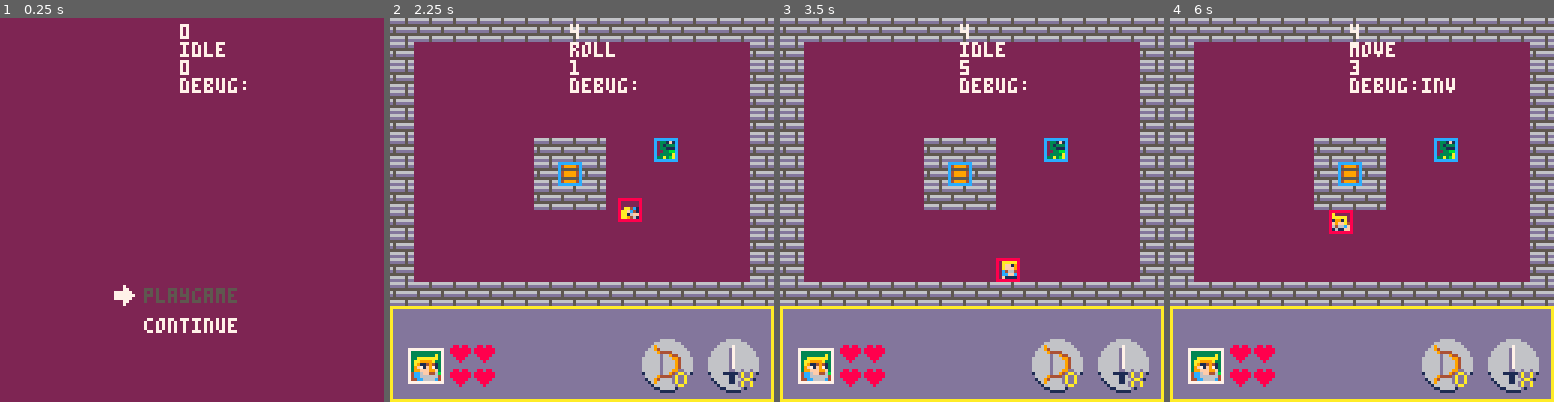
Above: before the commit, frames 1-4 (left to right).
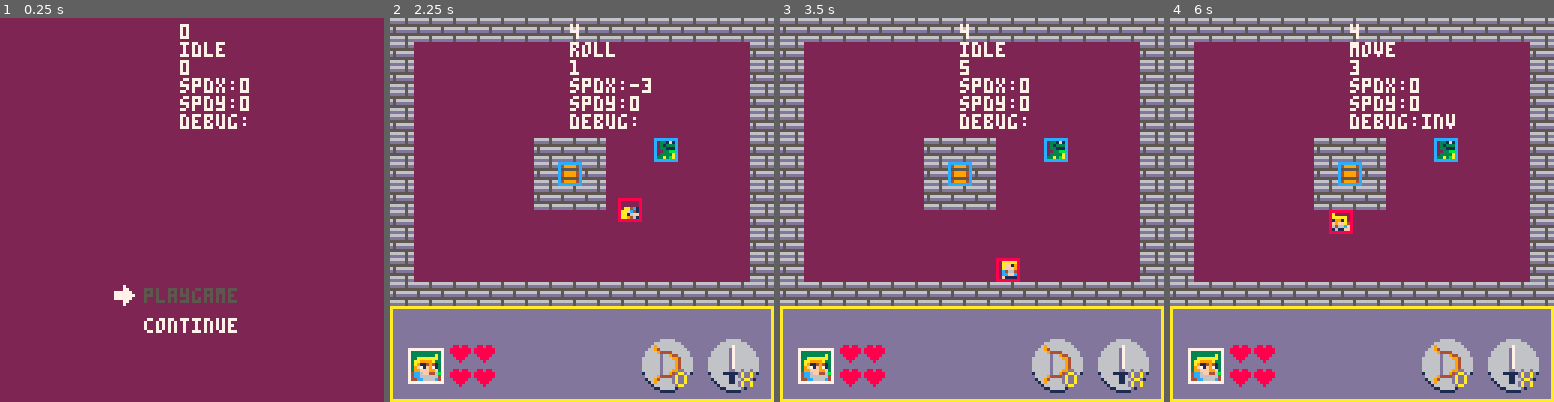
Above: after the commit, the same moments.

Repository: yuwangyu-Hub/pico8arpg
Game: PICO-8 cartridge arpg.p8
Two runs of this game, one before a commit and one after it. Both use one fixed random seed, a clock stepped at 60 frames per second and the inputs below.
Inputs:
- Up to frame 1 (0.25 s): no input
- Up to frame 2 (2.25 s): tap O (Z key) at 0.33, 0.7, 1.43, 2.22 s; tap X (X key) at 1.07, 2.07 s; hold Left from 1.97 s (still down)
- Up to frame 3 (3.5 s): release Left at 2.37 s; tap X (X key) every 0.33 s from 2.4 to 3.4 s; hold Down 2.42-2.82 s; hold Right from 2.87 s (still down); tap O (Z key) at 3.1 s
- Up to frame 4 (6 s): release Right at 3.53 s; hold Up 3.58-4.08 s; tap X (X key) every 0.33 s from 3.73 to 5.73 s; tap O (Z key) at 3.98, 4.87, 5.75 s; hold Right 4.13-4.53 s; hold Down 4.58-5.08 s; hold Left 5.13-5.8 s; hold Up from 5.85 s (still down)

The runs differ from the first frame. In frame 1, 0.9% of the frame differs, in the area x 46-65%, y 15-29%; in frame 2, 0.9%; in frame 3, 0.9%; in frame 4, 1.3%, in the area x 46-75%, y 15-29%.

Commit message:
8-25
代码优化，token优化

Diff:
--- a/action.lua
+++ b/action.lua
@@ -20,9 +20,7 @@
                 attack_swordpos(player)
 				player.state=player.allstate.attack
 			end
-			--if player.isroll then --翻滚
-				--player.state=player.allstate.roll
-			--end
+
 			--动画
 			player.frame=player.sprs.idle
 		end,
@@ -66,6 +64,7 @@
 			end
 		end,
 		attack=function()
+			setspd_0(player)
 			local att_frame = function(dire) --内部封装了一个函数
 				if dire==1 or dire==5 or dire==0 then
 					return 1
@@ -99,6 +98,8 @@
 				player.isroll=false
 				player.roll_t=0
 				player.state=player.allstate.idle
+				player.x=flr(player.x)--前面翻滚的归一化会导致一定xy坐标不为整数的可能性。
+				player.y=flr(player.y)
 			end
 		end,
 		hurt=function()
--- a/draw.lua
+++ b/draw.lua
@@ -1,6 +1,6 @@
 function draw_game()
     map()--地图
-	draweapon(wy)
+
     --角色(敌人/npc)精灵显示
     for c in all (enemies) do
         spr(c.spr, c.x, c.y)
@@ -13,26 +13,7 @@
     --主角
     draw_p(wy,wy.spr_cx,wy.spr_cy)
     rect(wy.x, wy.y, wy.x+wy.w, wy.y+wy.h,8)--主角spr框
-    --[[检测翻滚正角度的点
-    pset(wy.x-3,wy.y,8)
-    pset(wy.x-3,wy.y+7,8)
-    pset(wy.x,wy.y+10,8)
-    pset(wy.x+7,wy.y+10,8)
-	pset(wy.x+10,wy.y+7,8)
-	pset(wy.x+10,wy.y,8)
-	pset(wy.x+7,wy.y-3,8)
-	pset(wy.x,wy.y-3,8)
-    --检测翻滚斜角度的点
-    pset(wy.x+3,wy.y-3,11)    --2
-    pset(wy.x-3,wy.y+3,11)
-    pset(wy.x+4,wy.y-3,12)    --4
-    pset(wy.x+10,wy.y+3,12)
-    pset(wy.x+10,wy.y+4,13)    --6
-    pset(wy.x+4,wy.y+10,13)
-    pset(wy.x+3,wy.y+10,14)    --8
-    pset(wy.x-3,wy.y+4,14)]]
-
-
+    draweapon(wy)
     ui_show()--UI显示
 end
 -- 绘制攻击武器 player玩家对象
--- a/main.lua
+++ b/main.lua
@@ -8,10 +8,10 @@
 --割草掉落：金币、血量、
 
 --------------当前任务-------------------
---*贴墙斜角度翻滚：可设置为慢速翻滚（可添加）
 --*BUG翻滚遇敌受伤弹回
 --*受伤后弹回穿墙
---
+--*敌人对主角的碰撞
+--*敌人之间的碰撞？
 input_dire={0,1,5,0,3,2,4,3,7,8,6,7,0,1,5,0 } --btn()0-15所对应的方向：从左边开始顺时针8方向
 dirx={-1,-1, 0, 1,1,1, 0,-1}
 diry={ 0,-1,-1,-1,0,1, 1, 1}
@@ -47,8 +47,8 @@
 	print(wy.dire)
 	--print("x:"..wy.x)
 	--print("y:"..wy.y)
-	--print("spdx:"..wy.spd.spx)
-	--print("spdy:"..wy.spd.spy)
+	print("spdx:"..wy.spd.spx)
+	print("spdy:"..wy.spd.spy)
 	--print("dire:"..wy.dire)
 	print("debug:"..debug)
 	--print("debug1:"..debug1)
--- a/universal_tools.lua
+++ b/universal_tools.lua
@@ -1,6 +1,5 @@
 function doshake()--镜头抖动
-	local shakex=rnd(shake)-(shake/2)
-	local shakey=rnd(shake)-(shake/2)
+	local shakex,shakey=rnd(shake)-(shake/2),rnd(shake)-(shake/2)
 	camera(shakex,shakey)
 	if shake>10 then
 		shake*=0.9
@@ -14,54 +13,37 @@
     --blinkt:闪烁计时器，在主函数中创建并且更细
 	return blink_anim[blinkt%#blink_anim]
 end
---x位置对称打印，而不是左上角位置
---输入 x 为画面中心位置打印
+--x位置对称打印，而不是左上角位置。输入 x 为画面中心位置打印
 function cprint(txt,x,y,c)--xy位置，c颜色
 	print(txt,x-#txt*2,y,c)
 end
 function draw_p(player,cx,cy)--cx和cy代表差值
-	local x=player.x+cx
-	local y=player.y+cy
+	local x,y=player.x+cx,player.y+cy
 	spr(wy.frame, x, y, 1, 1, wy.sprflip)
 end
 function ck_sthcoll(_sth,_sb,cx,cy,cw,ch)--检测碰撞,参数代表差值
 	--creat_ck_line(_sb,0,0,0,0)--创建检测线
 	--act_checkline(_sb)--激活检测盒
-	local p={
-		x=_sb.x+cx,
-		y=_sb.y+cy,
-		w=_sb.w+cw,
-		h=_sb.h+ch
-	}
+	local p={x=_sb.x+cx, y=_sb.y+cy, w=_sb.w+cw, h=_sb.h+ch}
 	--将主角向外扩一个像素，来达到触碰即碰撞
 	return coll_boxcheck(p.x-1,p.y-1,p.w+2,p.h+2,_sth.x,_sth.y,_sth.w,_sth.h)
 end
-
 --具体的碰撞盒
 --物体1、物体2、物体1的宽、物体1的高、物体2的宽、物体2的高
 function coll_boxcheck(_px,_py,_pw,_ph,_bx,_by,_bw,_bh)
-	local px1=_px
-	local py1=_py
-	local px2=_px+_pw
-	local py2=_py+_ph
-	local bx1=_bx
-	local by1=_by
-	local bx2=_bx+_bw
-	local by2=_by+_bh
-	if px2>=bx1 and px1<=bx2 and py2>=by1 and py1<=by2 then
+	local px1,py1,px2,py2=_px,_py,_px+_pw,_py+_ph
+	local bx1,by1,bx2,by2=_bx,_by,_bx+_bw,_by+_bh
+	--[[if px2>=bx1 and px1<=bx2 and py2>=by1 and py1<=by2 then
 		return true
 	else
 		return false
-	end
+	end]]
+	return px2>=bx1 and px1<=bx2 and py2>=by1 and py1<=by2
 end
 --检测obj在sb的哪个方向
 function checkdir(obj,sb)
-	local ox1,oy1=obj.x,obj.y
-	local ox2=obj.x+obj.w
-	local oy2=obj.y+obj.h
-	local sx1,sy1=sb.x,sb.y
-	local sx2=sb.x+sb.w
- 	local sy2=sb.y+sb.h
+	local ox1,oy1,ox2,oy2=obj.x,obj.y,obj.x+obj.w,obj.y+obj.h
+	local sx1,sy1,sx2,sy2=sb.x,sb.y,sb.x+sb.w,sb.y+sb.h
 	if sx1>ox2 and sy2>=oy1 and sy1<=oy2 then--物体在左边
 		return 1
 	elseif sx1>ox2 and sy1>oy2 then--物体在左上
@@ -121,38 +103,26 @@
 	end
 end
 function setspd_0(sb)--速度设置为0
-	sb.spd.spx=0
-	sb.spd.spy=0
+	sb.spd.spx,sb.spd.spy=0,0
 end
 function setspd_xydire(sb,spd)
 	local uspd=sb.speed
-	if spd then
-		uspd=spd
-	end
-	sb.spd.spx=dirx[sb.dire]*uspd
-	sb.spd.spy=diry[sb.dire]*uspd
+	if spd then uspd=spd end
+	sb.spd.spx,sb.spd.spy=dirx[sb.dire]*uspd,diry[sb.dire]*uspd
 end
 function setspd_xdire(sb,spd)
 	local uspd=sb.speed
-	if spd then
-		uspd=spd
-	end
-	sb.spd.spx=dirx[sb.dire]*uspd
-	sb.spd.spy=0
+	if spd then uspd=spd end
+	sb.spd.spx,sb.spd.spy=dirx[sb.dire]*uspd,0
 end
 function setspd_ydire(sb,spd)
 	local uspd=sb.speed
-	if spd then
-		uspd=spd
-	end
-	sb.spd.spx=0
-	sb.spd.spy=diry[sb.dire]*uspd
+	if spd then uspd=spd end
+	sb.spd.spx,sb.spd.spy=0,diry[sb.dire]*uspd
 end
 function move(_sb)
 	setspd_0(_sb)
-	if _sb.dire!=0 then
-		setspd_xydire(_sb)
-	end
+	if _sb.dire!=0 then setspd_xydire(_sb) end
 end
 function check_roll_closewall(_sb)--检测翻滚是否即将靠近墙(3像素的预判距离)
 	local zpoints={ --翻滚正角度的点
@@ -176,32 +146,30 @@
     	{x=flr((_sb.x-3)/8),y=flr((_sb.y+4)/8)},
 	}
 	if _sb.dire%2==1 then--_sb.dire==1\_sb.dire==3\_sb.dire==5\_sb.dire==7
-		if(fget(mget(zpoints[_sb.dire].x,zpoints[_sb.dire].y),0)) or (fget(mget(zpoints[_sb.dire+1].x,zpoints[_sb.dire+1].y),0)) then
+		--[[if(fget(mget(zpoints[_sb.dire].x,zpoints[_sb.dire].y),0)) or (fget(mget(zpoints[_sb.dire+1].x,zpoints[_sb.dire+1].y),0)) then
 			return true
 		else
 			return false
-		end
+		end]]
+		return fget(mget(zpoints[_sb.dire].x,zpoints[_sb.dire].y),0) or fget(mget(zpoints[_sb.dire+1].x,zpoints[_sb.dire+1].y),0)
+	else --_sb.dire==2\_sb.dire==4\_sb.dire==6\_sb.dire==8
+		--[[if(fget(mget(xpoints[_sb.dire-1].x,xpoints[_sb.dire-1].y),0)) or (fget(mget(xpoints[_sb.dire].x,xpoints[_sb.dire].y),0)) then
+			return true
+		else
+			return false
+		end]]
+		return fget(mget(xpoints[_sb.dire-1].x,xpoints[_sb.dire-1].y),0) or fget(mget(xpoints[_sb.dire].x,xpoints[_sb.dire].y),0)
+	end
+end
 
-	else --_sb.dire==2\_sb.dire==4\_sb.dire==6\_sb.dire==8
-		if(fget(mget(xpoints[_sb.dire-1].x,xpoints[_sb.dire-1].y),0)) or (fget(mget(xpoints[_sb.dire].x,xpoints[_sb.dire].y),0)) then
-			return true
-		else
-			return false
-		end
-	end
-end
 function check_roll_near_wall(_sb,iwcd,rspd)--检测翻滚是否贴墙
 	local _rollspd=_sb.rollspeed
 	local xymove=""--xy轴移动方向,贴墙斜角度也可翻滚，只是速度较低:1
 	if check_roll_closewall(_sb) then
 		_rollspd=1--速度为1
 	end
-	if _sb.dire==1 then
-		if iwcd==8 or iwcd==1 or iwcd==2 then
-			_rollspd= 0--速度为0
-			xymove="no"
-		end
-	elseif _sb.dire==2 then
+	--[[
+	if _sb.dire==2 then
 		if iwcd==2 then
 			_rollspd= 0--速度为0
 			xymove="no"
@@ -244,11 +212,36 @@
 		elseif iwcd==7 then
 			_rollspd=1
 			xymove="x"
-		end
-	else--357
-		if iwcd==_sb.dire-1 or iwcd==_sb.dire or iwcd==_sb.dire+1 then
+		end]]
+	local data={
+		{3,"x",1,"y"},
+		{3,"x",5,"y"},
+		{7,"x",5,"y"},
+		{7,"x",1,"y"},
+	}
+	local ind=_sb.dire/2
+	if _sb.dire==2 or _sb.dire==4 or _sb.dire==6 or _sb.dire==8 then
+		if _sb.dire==iwcd then
 			_rollspd= 0--速度为0
 			xymove="no"
+		elseif iwcd==data[ind][1] then
+			_rollspd=1
+			xymove=data[ind][2]
+		elseif iwcd==data[ind][3] then
+			_rollspd=1
+			xymove=data[ind][4]
+		end
+	else--1357
+		if _sb.dire==1 then
+			if iwcd==8 or iwcd==1 or iwcd==2 then
+				_rollspd= 0--速度为0
+				xymove="no"
+			end
+		else
+			if iwcd==_sb.dire-1 or iwcd==_sb.dire or iwcd==_sb.dire+1 then
+				_rollspd= 0--速度为0
+				xymove="no"
+			end
 		end
 	end
 	return _rollspd,xymove
@@ -339,49 +332,50 @@
 	local x6,y6=flr((v.x+8)/8),flr((v.y)/8)
 	local x7,y7=flr((v.x+7)/8),flr((v.y-1)/8)
 	local x8,y8=flr((v.x)/8),flr((v.y-1)/8)
+	local lu,ld,dl,dr,rd,ru,ur,ul=fget(mget(x1,y1),0),fget(mget(x2,y2),0),fget(mget(x3,y3),0),fget(mget(x4,y4),0),fget(mget(x5,y5),0),fget(mget(x6,y6),0),fget(mget(x7,y7),0),fget(mget(x8,y8),0)
 	local x02,y02=flr((v.x-1)/8),flr((v.y-1)/8) --左上角
 	local x04,y04=flr((v.x+8)/8),flr((v.y-1)/8) --右上角
 	local x06,y06=flr((v.x+8)/8),flr((v.y+8)/8) --右下角
 	local x08,y08=flr((v.x-1)/8),flr((v.y+8)/8) --左下角
-	if (fget(mget(x1,y1),0) or fget(mget(x2,y2),0)) and not( fget(mget(x7,y7),0) or  fget(mget(x8,y8),0)) and not (fget(mget(x3,y3),0) or fget(mget(x4,y4),0)) then --是否靠墙1
-		if fget(mget(x1,y1),0) and not fget(mget(x2,y2),0) then
+	if (lu or ld) and not(ur or ul) and not (dl or dr) then --是否靠墙1
+		if lu and not ld then
 			return 1,"down" --因为左上角检测点检测到了，而左下角没检测到，所以在下面
-		elseif not fget(mget(x1,y1),0) and  fget(mget(x2,y2),0) then
+		elseif not lu and  ld then
 			return 1,"up"
 		else
 			return 1,"no" --考虑到玩家不在边缘
 		end
-	elseif (fget(mget(x1,y1),0) or fget(mget(x2,y2),0)) and (fget(mget(x7,y7),0) or fget(mget(x8,y8),0)) then --是否靠墙2
+	elseif (lu or ld) and (ur or ul) then --是否靠墙2
 		return 2,"no"
-	elseif (fget(mget(x7,y7),0) or fget(mget(x8,y8),0)) and not(fget(mget(x1,y1),0) or fget(mget(x2,y2),0)) and not(fget(mget(x5,y5),0) or fget(mget(x6,y6),0)) then--是否靠墙3
-		if fget(mget(x7,y7),0) and not fget(mget(x8,y8),0) then
+	elseif (ur or ul) and not(lu or ld) and not(rd or ru) then--是否靠墙3
+		if ur and not ul then
 			return 3,"left"
-		elseif not fget(mget(x7,y7),0) and  fget(mget(x8,y8),0) then
+		elseif not ur and  ul then
 			return 3,"right"
 		else
 			return 3,"no"
 		end
-	elseif (fget(mget(x7,y7),0) or fget(mget(x8,y8),0)) and (fget(mget(x5,y5),0) or fget(mget(x6,y6),0)) then --是否靠墙4
+	elseif (ur or ul) and (rd or ru) then --是否靠墙4
 		return 4,"no"
-	elseif (fget(mget(x5,y5),0) or fget(mget(x6,y6),0)) and not(fget(mget(x7,y7),0) or fget(mget(x8,y8),0)) and not(fget(mget(x3,y3),0) or fget(mget(x4,y4),0)) then --是否靠墙5
-		if fget(mget(x5,y5),0) and not fget(mget(x6,y6),0) then
+	elseif (rd or ru) and not(ur or ul) and not(dl or dr) then --是否靠墙5
+		if rd and not ru then
 			return 5,"up"
-		elseif not fget(mget(x5,y5),0) and  fget(mget(x6,y6),0) then
+		elseif not rd and ru then
 			return 5,"down"
 		else
 			return 5,"no"
 		end
-	elseif (fget(mget(x5,y5),0) or fget(mget(x6,y6),0)) and (fget(mget(x3,y3),0) or fget(mget(x4,y4),0)) then --是否靠墙6
+	elseif (rd or ru) and (dl or dr) then --是否靠墙6
 		return 6,"no"
-	elseif (fget(mget(x3,y3),0) or fget(mget(x4,y4),0)) and not(fget(mget(x1,y1),0) or fget(mget(x2,y2),0)) and not(fget(mget(x5,y5),0) or fget(mget(x6,y6),0)) then --是否靠墙7
-		if fget(mget(x3,y3),0) and not fget(mget(x4,y4),0) then
+	elseif (dl or dr) and not(lu or ld) and not(rd or ru) then --是否靠墙7
+		if dl and not dr then
 			return 7,"right"
-		elseif not fget(mget(x3,y3),0) and  fget(mget(x4,y4),0) then
+		elseif not dl and  dr then
 			return 7,"left"
 		else
 			return 7,"no"
 		end
-	elseif (fget(mget(x3,y3),0) or fget(mget(x4,y4),0)) and (fget(mget(x1,y1),0) or fget(mget(x2,y2),0)) then --是否靠墙8
+	elseif (dl or dr) and (lu or ld) then --是否靠墙8
 		return 8,"no"
 	else  ----不靠墙
 		--对角检测
@@ -399,14 +393,6 @@
 	end
 end
 function wallside(coll_dire)--是否站在墙角边缘(用于滑动)
-	--[[local l_px1,l_py1=flr((wy.x-1)/8),flr((wy.y+3)/8)
-		local l_px2,l_py2=flr((wy.x-1)/8),flr((wy.y+4)/8)
-		local d_px1,d_py1=flr((wy.x+4)/8),flr((wy.y+8)/8)
-		local d_px2,d_py2=flr((wy.x+3)/8),flr((wy.y+8)/8)
-		local r_px1,r_py1=flr((wy.x+8)/8),flr((wy.y+3)/8)
-		local r_px2,r_py2=flr((wy.x+8)/8),flr((wy.y+4)/8)
-		local u_px1,u_py1=flr((wy.x+4)/8),flr((wy.y-1)/8)
-		local u_px2,u_py2=flr((wy.x+3)/8),flr((wy.y-1)/8)]]
 	local data={
 		{flr((wy.x-1)/8),flr((wy.y+3)/8),flr((wy.x-1)/8),flr((wy.y+4)/8)},
 		{flr((wy.x+4)/8),flr((wy.y-1)/8),flr((wy.x+3)/8),flr((wy.y-1)/8)},
@@ -415,23 +401,15 @@
 	}
 	local index=(coll_dire+1)/2
 	return checkwallside(data[index][1],data[index][2],data[index][3],data[index][4])
+end
+function checkwallside(x1,y1,x2,y2)
 	--[[
-	if coll_dire==1 then --左
-		return checkwallside(l_px1,l_py1,l_px2,l_py2)
-	elseif coll_dire==3 then --上
-		return checkwallside(u_px1,u_py1,u_px2,u_py2)
-	elseif coll_dire==5 then --右
-		return checkwallside(r_px1,r_py1,r_px2,r_py2)
-	elseif coll_dire==7 then --下
-		return checkwallside(d_px1,d_py1,d_px2,d_py2)
-	end]]
-end
-function checkwallside(x1,y1,x2,y2)
 	if (not fget(mget(x1,y1),0)) and (not fget(mget(x2,y2),0)) then
 		return true--edge
 	else
 		return false--wall
-	end
+	end]]
+	return not (fget(mget(x1,y1),0) and fget(mget(x2,y2),0))
 end
 function wallcoll_move(player,coll_dire,oneside) --玩家与墙壁的碰撞移动
 	if coll_dire==1 then
@@ -449,42 +427,6 @@
 		else --左上、右上、左下、右下
 			edge_wmove(oneside,player)
 		end
-		--[[
-		if oneside=="left_up" then--是否对角碰撞
-			if player.dire==2 then
-				setspd_0(player)
-			else
-				if player.dire!=0 then
-					setspd_xydire(player)
-				end
-			end
-		elseif oneside=="right_up" then
-			if player.dire==4 then
-				setspd_0(player)
-			else
-				if player.dire!=0 then
-					setspd_xydire(player)
-				end
-			end
-		elseif oneside=="right_down" then
-			if player.dire==6 then
-				setspd_0(player)
-			else
-				if player.dire!=0 then
-					setspd_xydire(player)
-				end
-			end
-		elseif oneside=="left_down" then
-			if player.dire==8 then
-				setspd_0(player)
-			else
-				if player.dire!=0 then
-					setspd_xydire(player)
-				end
-			end
-		elseif oneside=="no" then
-			move(player)
-		end]]
 	else --2468
 		x2468wmove(coll_dire,player)
 	end
@@ -509,14 +451,12 @@
 		else
 			setspd_0(_sb)
 		end
-
 	elseif _sb.dire==data[index][2] or _sb.dire==data[index][3] then
 		if _dire==1 or _dire==5 then
 			setspd_ydire(_sb)--*bug
 		else
 			setspd_xdire(_sb)--*bug
 		end
-
 	else
 		move(_sb)
 	end
@@ -559,40 +499,30 @@
 
 end
 function encoll_move(player,colldire)--当玩家与角色（敌人或npc）碰撞时的移动
-	if colldire==1 then --左
-		if player.dire==1  then
+	local data={
+		{1,2,8},
+		{3,2,4},
+		{5,4,6},
+		{7,6,8}
+	}
+	local index=(colldire+1)/2
+	if colldire==1 or colldire==3 or colldire==5 or colldire==7 then
+		if player.dire==data[index][1] then
 			setspd_0(player)
-		elseif player.dire==2 or player.dire==8 then
-			 setspd_ydire(player)
-		else--可离开
+		elseif player.dire==data[index][2] or player.dire==data[index][3] then
+			if index%2==0 then
+				setspd_xdire(player)
+			else
+				setspd_ydire(player)
+			end
+		else
 			move(player)
 		end
-	elseif colldire==3  then --上
-		if player.dire==3 then
+	else --敌人在2468对角线
+		if colldire==player.dire then
 			setspd_0(player)
-		elseif player.dire==2 or player.dire==4 then
-			setspd_xdire(player)
 		else
 			move(player)
 		end
-	elseif colldire==5 then --右
-		if player.dire==5 then
-			setspd_0(player)
-		elseif player.dire==4 or player.dire==6 then
-			setspd_ydire(player)
-		else
-			move(player)
-		end
-	elseif colldire==7 then --下
-		if player.dire==7 then
-			setspd_0(player)
-		elseif player.dire==6 or player.dire==8 then
-			setspd_xdire(player)
-		else
-			move(player)
-		end
-	else --敌人在2468对角线
-		setspd_0(player)
-		move(player)
-	end
-end
+	end
+end
--- a/update.lua
+++ b/update.lua
@@ -3,8 +3,6 @@
 	updatePlayerState(wy)--主角的行为: 更新玩家状态
 	--chase(snake,wy)
 	spr_flip(wy)
-
-
 	if check_p_hurt(wy) and wy.wudi_t==0 then --检测玩家受伤
 		wy.ishurt=true
 		wy.state=wy.allstate.hurt
